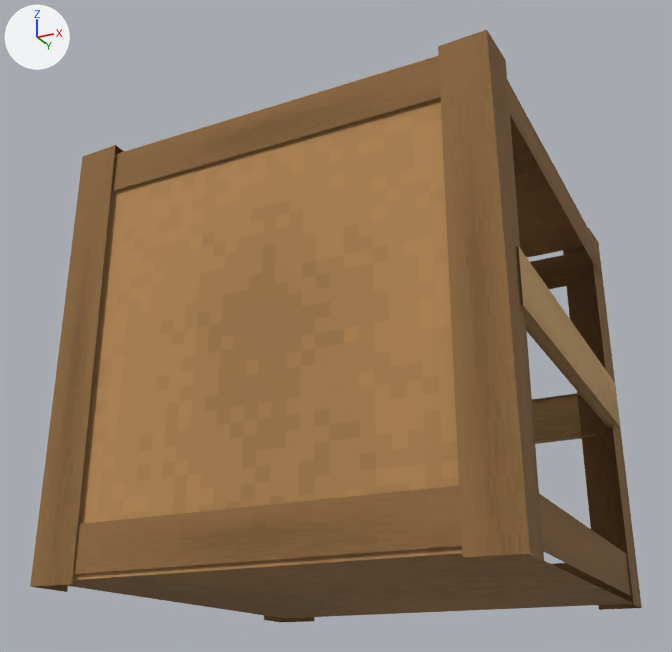
Two versions of the glTF model packages/client/public/models/props/prop_crate.glb, one commit apart.
Rendered twice from a camera (50 mm lens) standing at (0.917, -1.994, -0.227) and looking at (-0.04, -0.079, 0.634). The axes (+X, +Y, +Z) are drawn at upper left. The lights are the same throughout. The first picture is the older version. Vertices at exactly the same position are counted once.

Before the edit, the objects in view are built like this:
```python
me_prop_crate = bpy.data.meshes.new('prop_crate')
me_prop_crate.from_pydata(...)  # 68 vertices, 60 faces; spans x -0.52..0.525, y -0.52..0.525, z -0.01..1.01
me_prop_crate.materials.append(mat_wrh_fixed)
ob_prop_crate = bpy.data.objects.new('prop_crate', me_prop_crate)
ob_prop_crate.location = (0.0, 0.0, 0.0)
```
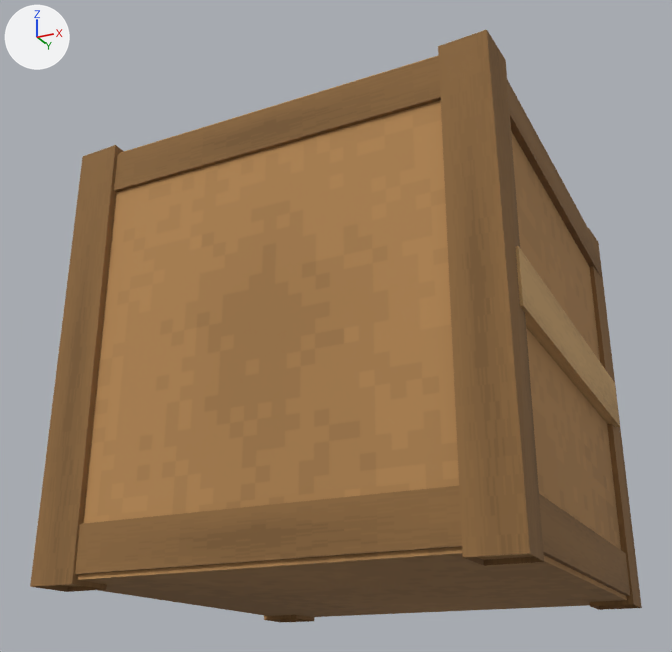
Boxes [x1, y1, x2, y2] around the edits, measured in the pictures (672 x 652 px):
part 1 of me_prop_crate, added
    after: [67, 97, 634, 621]

The change, as a list of edits to the scene's bpy script:
```text
Change me_prop_crate:
    used by ob_prop_crate; location = (0.0, 0.0, 0.0)
    remove me_prop_crate.from_pydata(...)  # 68 vertices, 60 faces; spans x -0.52..0.525, y -0.52..0.525, z -0.01..1.01
    add me_prop_crate.from_pydata(...)  # 72 vertices, 96 faces; spans x -0.52..0.525, y -0.52..0.525, z -0.01..1.01
    me_prop_crate part 1
    4 vertices are added at (-0.41, -0.41, -0.01), (-0.41, 0.41, -0.01), (0.41, -0.41, -0.01), (0.41, 0.41, -0.01)
    36 new faces join them
```
